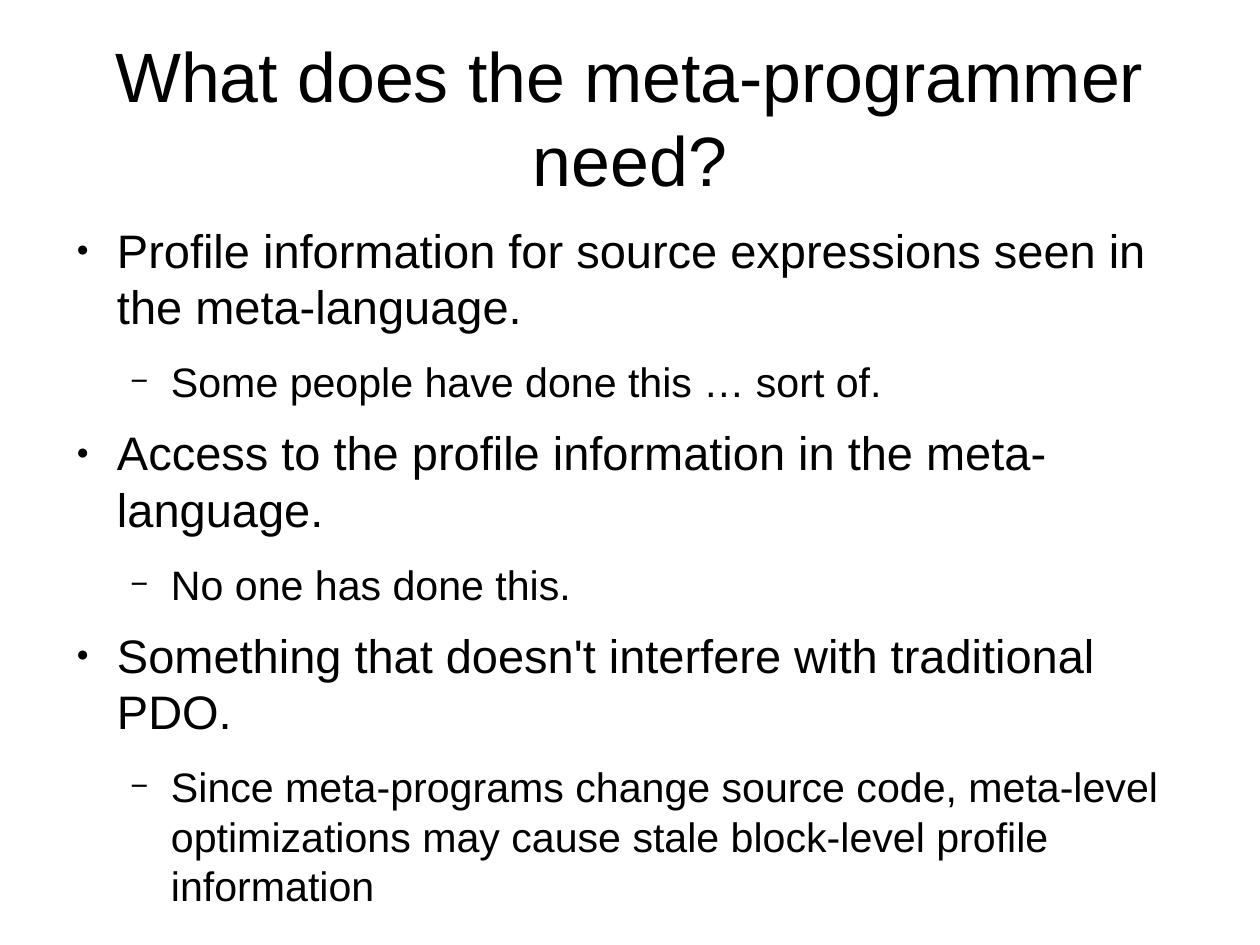
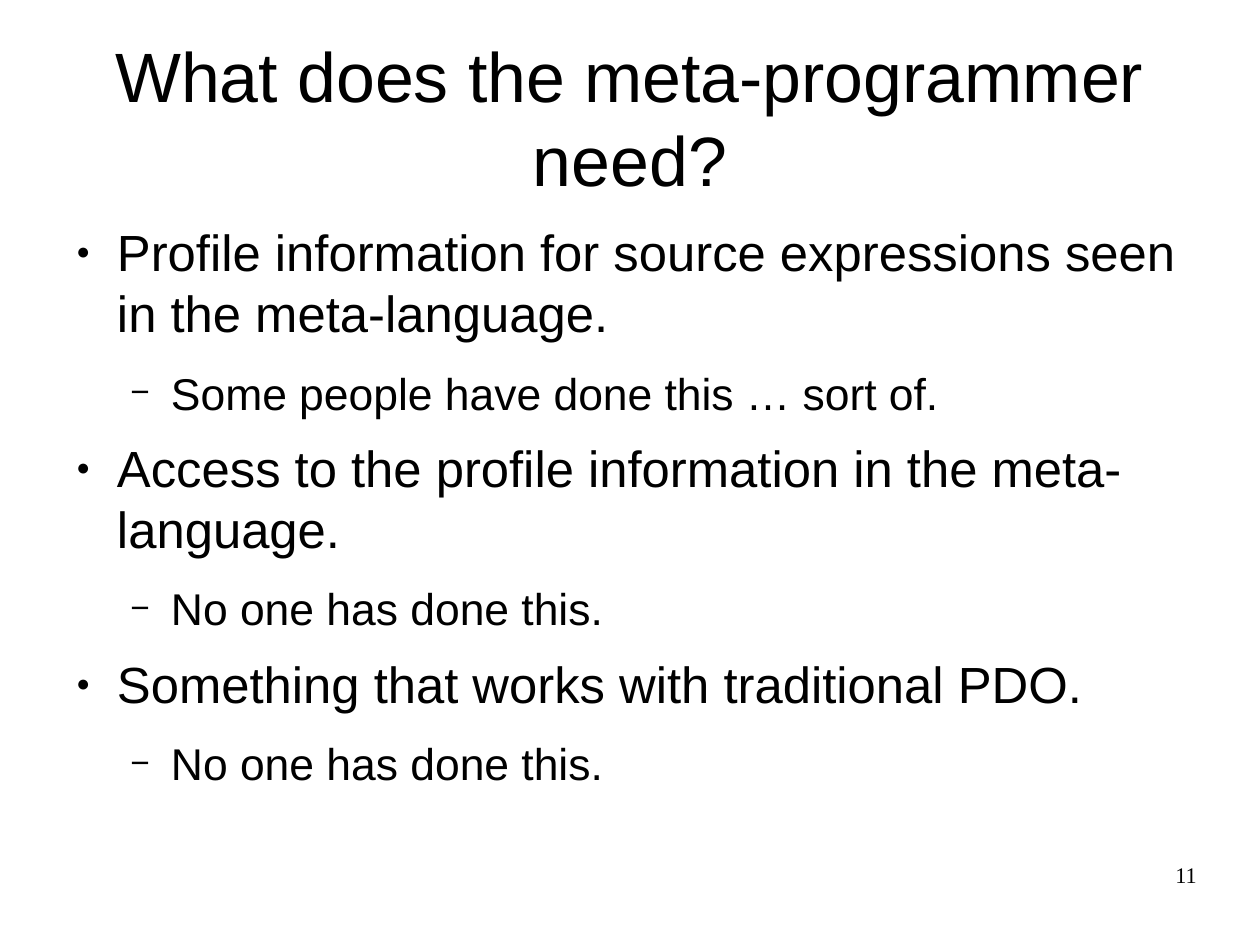
Before and after one commit to wilbowma/pgmp, a slide deck: slide 11 of profile-directed-meta-programming.odp (slide 13 before the commit). Drawn at 1260x945 pixels with LibreOffice and Linux fonts; fonts in the diff are those of the drawing. Boxes give left, top, right and bottom in pixels: in the first picture for what was removed or moved away, otherwise in the second. Text is boxed around its words. In the diff, an @@ line names an element or a change of style, - is before the commit and + after.

```diff
--- a/profile-directed-meta-programming.odp
+++ b/profile-directed-meta-programming.odp
@@ text at [117,234,1175,626]: size 29.6 to 32 pt in "Profile information for source expressions seen in ...", "Access to the profile information in the ..."; size 25.9 to 28 pt in "Some people have done this … sort ...", "No one has done this." @@
@@ text at [117,666,1082,781]: text changed; size 25.9 to 32 pt @@
-● Something that doesn't interfere with traditional PDO.
-  − Since meta-programs change source code, meta-level optimizations may cause stale block-level profile information
+● Something that works with traditional PDO.
+  − No one has done this.
@@ page number added at [1175,868,1196,883], 14 pt, text #000000 @@
+11
```
Also in this commit, not shown: 26 other slides changed, 14 slides added, 3 slides removed, 1 other file.
